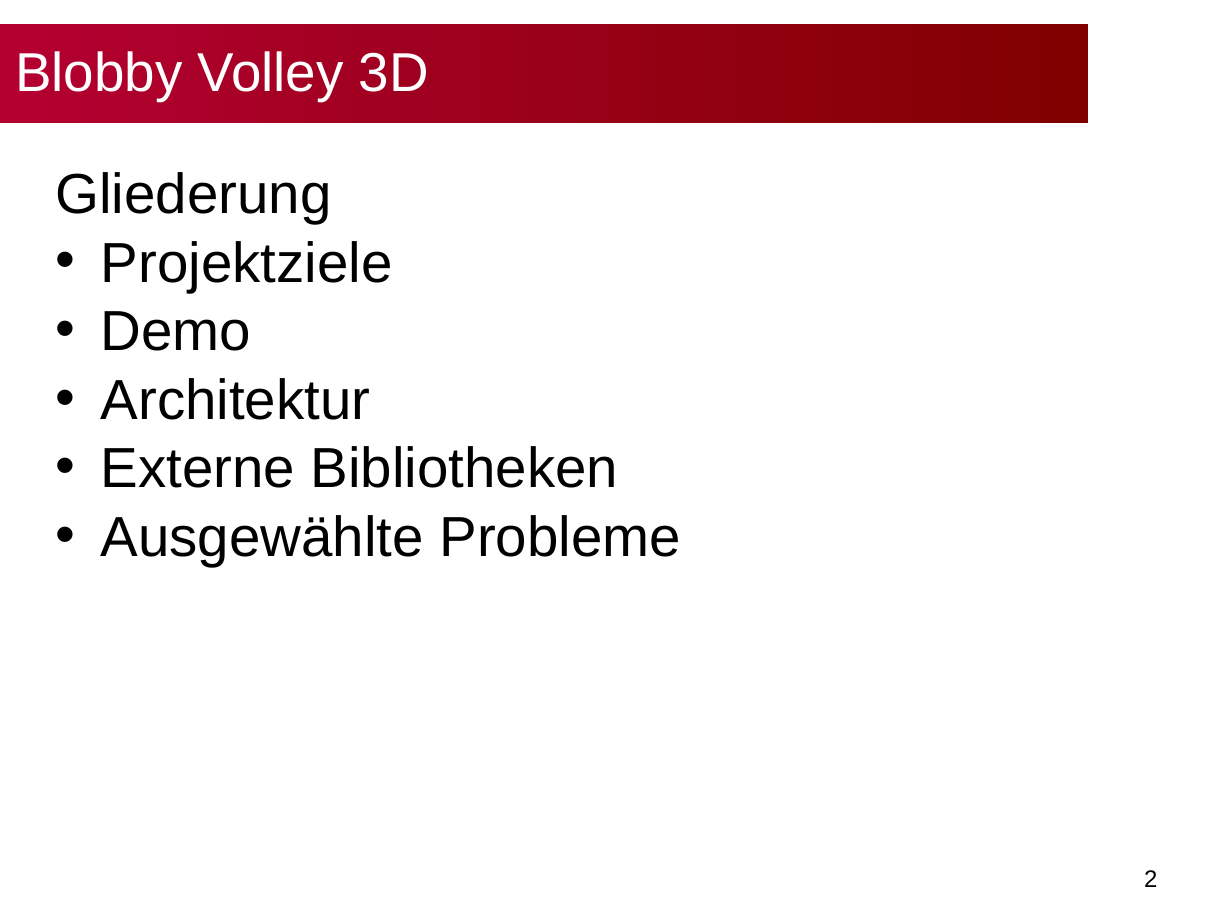
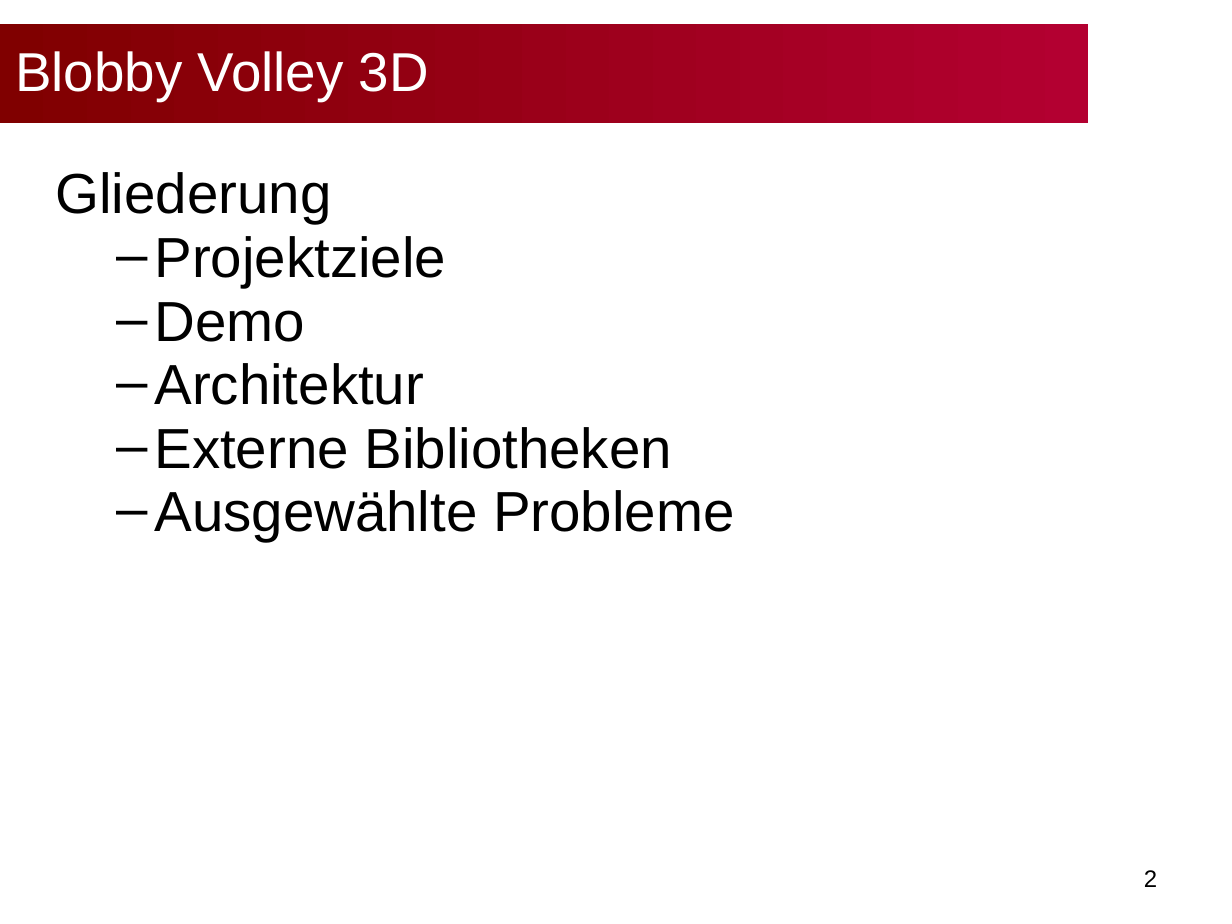
Before and after one commit to bwasty/blobby-volley-3d, a slide deck: slide 2 of Präsentationen/Slides-Abschlusspräsentation.ppt. Drawn at 1232x924 pixels with LibreOffice and Linux fonts; fonts in the diff are those of the drawing; background and template pictures are left out. Boxes give left, top, right and bottom in pixels: in the first picture for what was removed or moved away, otherwise in the second. Text is boxed around its words. In the diff, an @@ line names an element or a change of style, - is before the commit and + after.

Commit message:
- some small adjustments (mainly formatting)

```diff
--- a/Präsentationen/Slides-Abschlusspräsentation.ppt
+++ b/Präsentationen/Slides-Abschlusspräsentation.ppt
@@ title "Blobby Volley 3D" at (x1=0, y1=25, x2=1088, y2=123): fill gradient #800000 to #B30031 to gradient #B30031 to #800000 @@
@@ text at (x1=154, y1=236, x2=734, y2=542): bullet • to –; list level 1 to 2 in "Projektziele"; line spacing 0.81 to 0.76; list level 1 to 2 in "Demo"; list level 1 to 2 in "Architektur"; list level 1 to 2 in "Externe Bibliotheken"; list level 1 to 2 in "Ausgewählte Probleme" @@
```
Also in this commit, not shown: 10 other slides changed.
